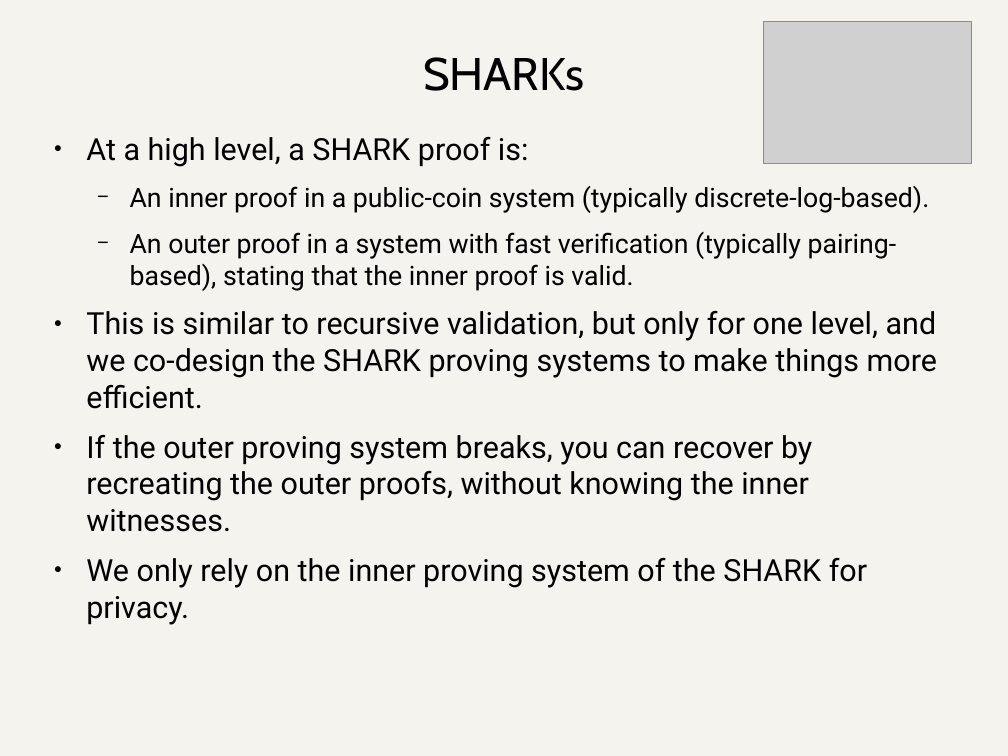
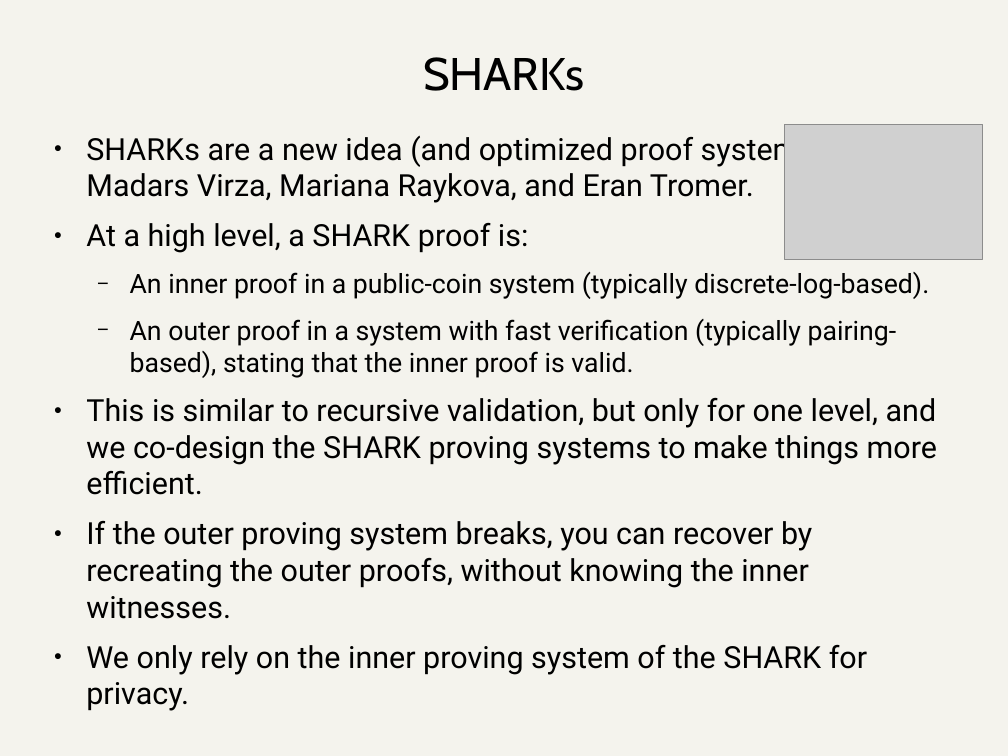
Before and after one commit to daira/zcon, a slide deck: slide 27 of scalable-privacy.odp. Drawn at 1008x756 pixels with LibreOffice and Linux fonts; fonts in the diff are those of the drawing; grey boxes stand for pictures. Boxes give left, top, right and bottom in pixels: in the first picture for what was removed or moved away, otherwise in the second. Text is boxed around its words. In the diff, an @@ line names an element or a change of style, - is before the commit and + after.

Commit message:
Credit Madars Virza, Mariana Raykova, and Eran Tromer for SHARKs, and update links. Correct an error in the estimated number of constraints for recursive verification.

```diff
--- a/scalable-privacy.odp
+++ b/scalable-privacy.odp
@@ text at box(86, 132, 810, 203): paragraph added @@
+● SHARKs are a new idea (and optimized proof system) due to Madars Virza, Mariana Raykova, and Eran Tromer.
@@ picture: place and size @@
-picture at box(764, 22, 972, 164)
+picture at box(785, 124, 983, 260)
```
Also in this commit, not shown: 1 other slide changed, 1 other file.
